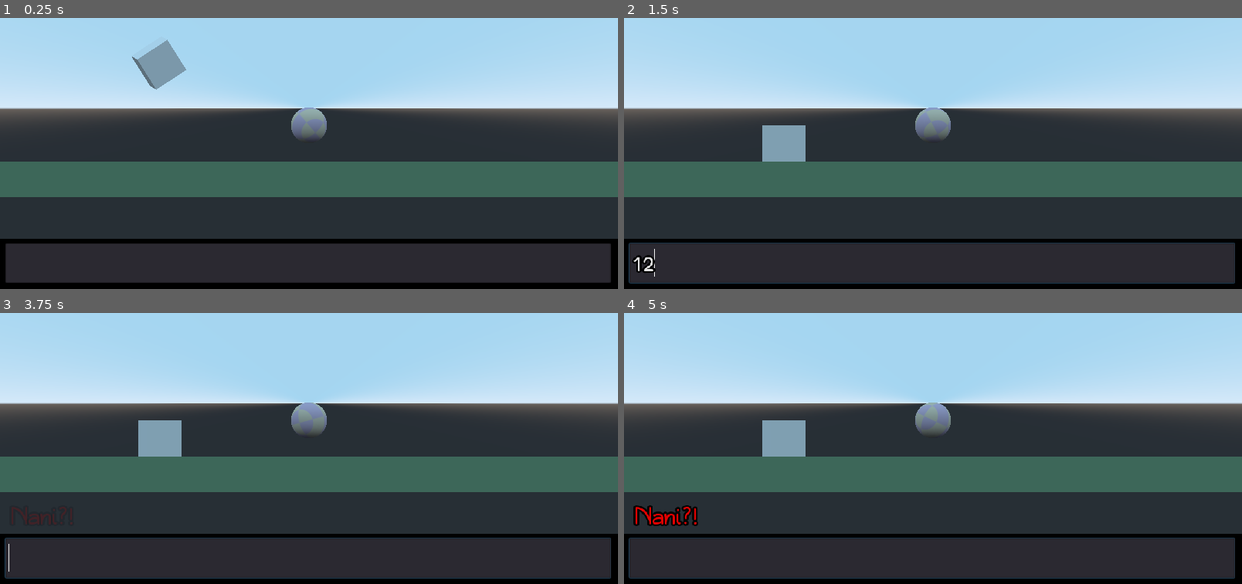
Above: before the commit, frames 1-4 (two rows, left to right).
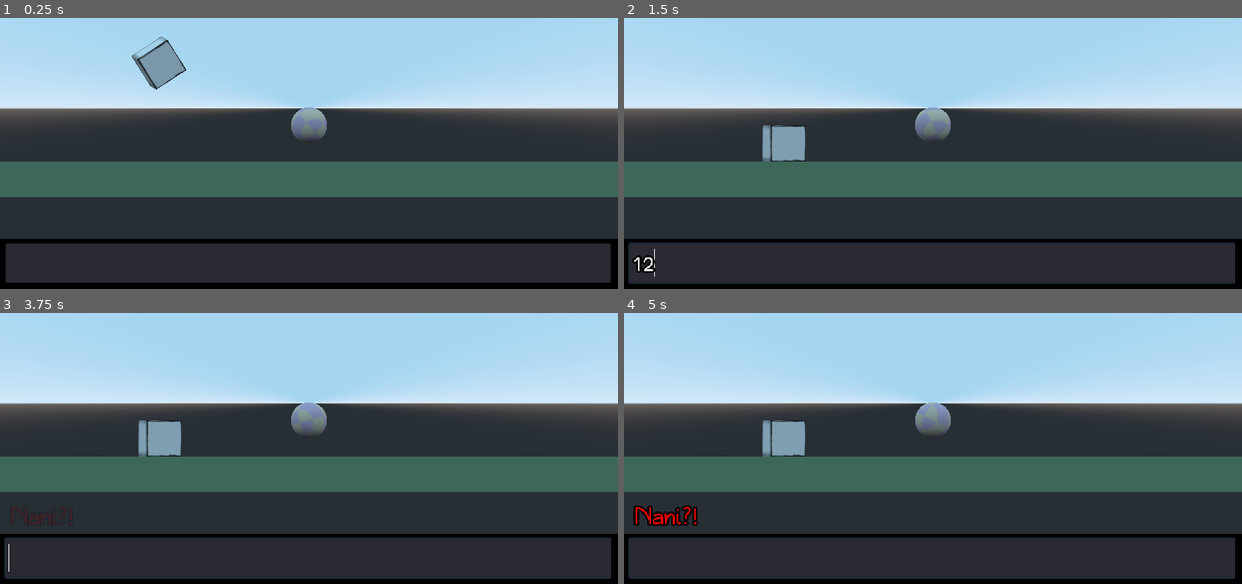
Above: after the commit, the same moments.

Repository: toimisto/rollballgenesis
Game: Godot game, scene res://scenes/Main.tscn
Same seed, same stepped clock (60 frames per second), same inputs: the game is played once before the commit and once after it.
Inputs (mouse positions are in pixels of both pictures, inside the frame that each line leads up to):
- Up to frame 1 (0.25 s): no input
- Up to frame 2 (1.5 s): click (933, 261) at 0.52 s; type "12" at 0.6 s; hold Right (ui_right) from 1.28 s (still down)
- Up to frame 3 (3.75 s): release Right (ui_right) at 2.03 s; hold Down (ui_down) 2.03-2.78 s; hold Right (ui_right) 2.78-3.53 s; tap Enter at 3.5 s; hold Up (ui_up) from 3.53 s (still down)
- Up to frame 4 (5 s): release Up (ui_up) at 4.28 s; hold Left (ui_left) from 4.28 s (still down)

The runs differ from the first frame. In frame 1, 0.2% of the frame differs, in the area x 21-31%, y 6-27%; in frame 2, 0.2%; in frame 3, 0.2%; in frame 4, 0.2%.

Commit message:
changed mass

Diff:
--- a/scenes/Level.tscn
+++ b/scenes/Level.tscn
@@ -1,23 +1,30 @@
-[gd_scene load_steps=12 format=2]
+[gd_scene load_steps=14 format=2]
 
 [ext_resource path="res://scripts/Level.gd" type="Script" id=1]
-[ext_resource path="res://assets/textures/ground.png" type="Texture" id=2]
-[ext_resource path="res://scenes/Shinji.tscn" type="PackedScene" id=3]
-[ext_resource path="res://scripts/Shinji.gd" type="Script" id=4]
-[ext_resource path="res://scripts/Camera.gd" type="Script" id=5]
-[ext_resource path="res://scenes/Goal.tscn" type="PackedScene" id=6]
+[ext_resource path="res://assets/textures/box.png" type="Texture" id=2]
+[ext_resource path="res://assets/textures/ground.png" type="Texture" id=3]
+[ext_resource path="res://scenes/Shinji.tscn" type="PackedScene" id=4]
+[ext_resource path="res://scripts/Shinji.gd" type="Script" id=5]
+[ext_resource path="res://scripts/Camera.gd" type="Script" id=6]
+[ext_resource path="res://scenes/Goal.tscn" type="PackedScene" id=7]
 
 [sub_resource type="BoxShape" id=1]
 
+[sub_resource type="SpatialMaterial" id=6]
+albedo_texture = ExtResource( 2 )
+uv1_scale = Vector3( 3, 2, 1 )
+uv2_scale = Vector3( 2, 2, 2 )
+
 [sub_resource type="CubeMesh" id=2]
+material = SubResource( 6 )
 
 [sub_resource type="BoxShape" id=3]
 extents = Vector3( 15, 1, 15 )
 
 [sub_resource type="SpatialMaterial" id=4]
 albedo_color = Color( 0.784314, 0.92549, 0.780392, 1 )
-albedo_texture = ExtResource( 2 )
-uv1_scale = Vector3( 100, 80, 100 )
+albedo_texture = ExtResource( 3 )
+uv1_scale = Vector3( 100, 50, 1 )
 
 [sub_resource type="CubeMesh" id=5]
 material = SubResource( 4 )
@@ -37,6 +44,7 @@
 shape = SubResource( 1 )
 
 [node name="MeshInstance" type="MeshInstance" parent="Box"]
+transform = Transform( 1, 2.23517e-08, 0, 0, 1, 8.10251e-08, 1.49012e-08, 6.51926e-09, 1, 0.0102922, 0.00459194, -0.00181293 )
 mesh = SubResource( 2 )
 material/0 = null
 
--- a/scenes/Shinji.tscn
+++ b/scenes/Shinji.tscn
@@ -14,7 +14,6 @@
 material = SubResource( 3 )
 
 [node name="Shinji" type="RigidBody"]
-mass = 10.0
 physics_material_override = SubResource( 1 )
 gravity_scale = 0.0
 can_sleep = false
--- a/scripts/Shinji.gd
+++ b/scripts/Shinji.gd
@@ -1,6 +1,6 @@
 extends RigidBody
 
-const movementSpeed = 50
+const movementSpeed = 5
 
 func _ready():
     set_angular_damp(0.1)
Binary file added: assets/textures/box.png
Not shown, added: assets/textures/box.png.import
Not shown: 1 places in scenes/Level.tscn that only renumber resources
